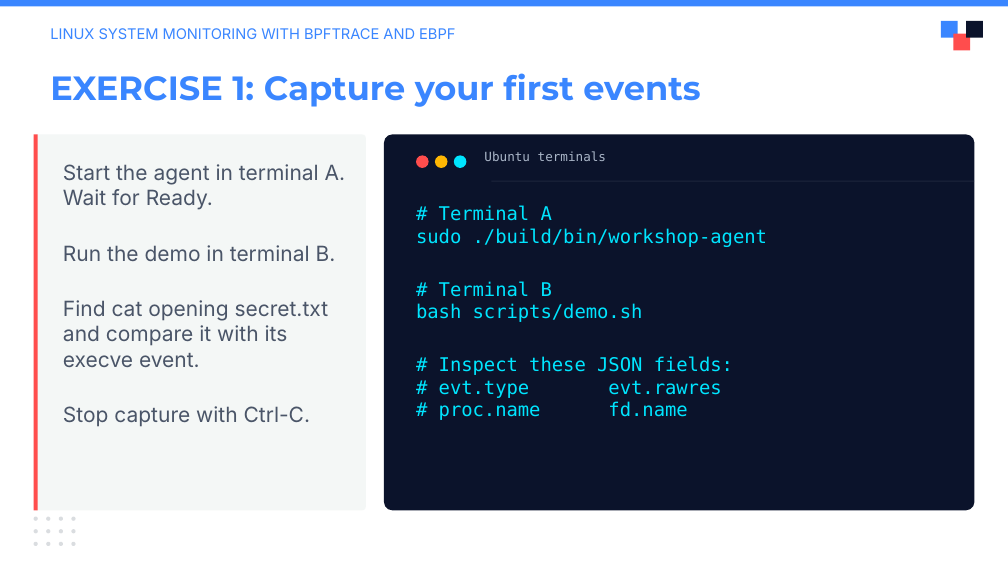
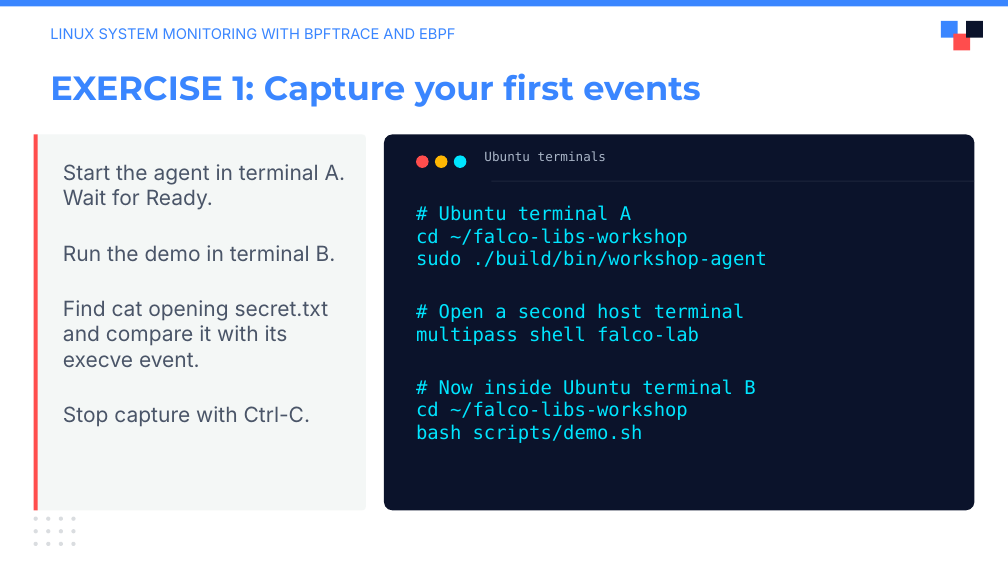
Before and after one commit to julianshalaby-perj/falco-libs-workshop, a slide deck: slide 6 of presentation/falco-libs-intro.pptx (slide 13 before the commit). Drawn at 1008x567 pixels with LibreOffice and Linux fonts; fonts in the diff are those of the drawing; background and template pictures are left out. Boxes give left, top, right and bottom in pixels: in the first picture for what was removed or moved away, otherwise in the second. Text is boxed around its words. In the diff, an @@ line names an element or a change of style, - is before the commit and + after.

```diff
--- a/presentation/falco-libs-intro.pptx
+++ b/presentation/falco-libs-intro.pptx
@@ text at (x1=416, y1=205, x2=688, y2=247): text changed @@
-# Terminal A
+# Ubuntu terminal A
+cd ~/falco-libs-workshop
@@ text at (x1=416, y1=303, x2=755, y2=420): text changed @@
-# Terminal B
+# Open a second host terminal
+multipass shell falco-lab
+# Now inside Ubuntu terminal B
+cd ~/falco-libs-workshop
@@ text at (x1=439, y1=356, x2=733, y2=420): paragraphs removed @@
-# Inspect these JSON fields:
-# evt.type evt.rawres
-# proc.name fd.name
```
Also in this commit, not shown: 1 slide added, 8 slides removed.
